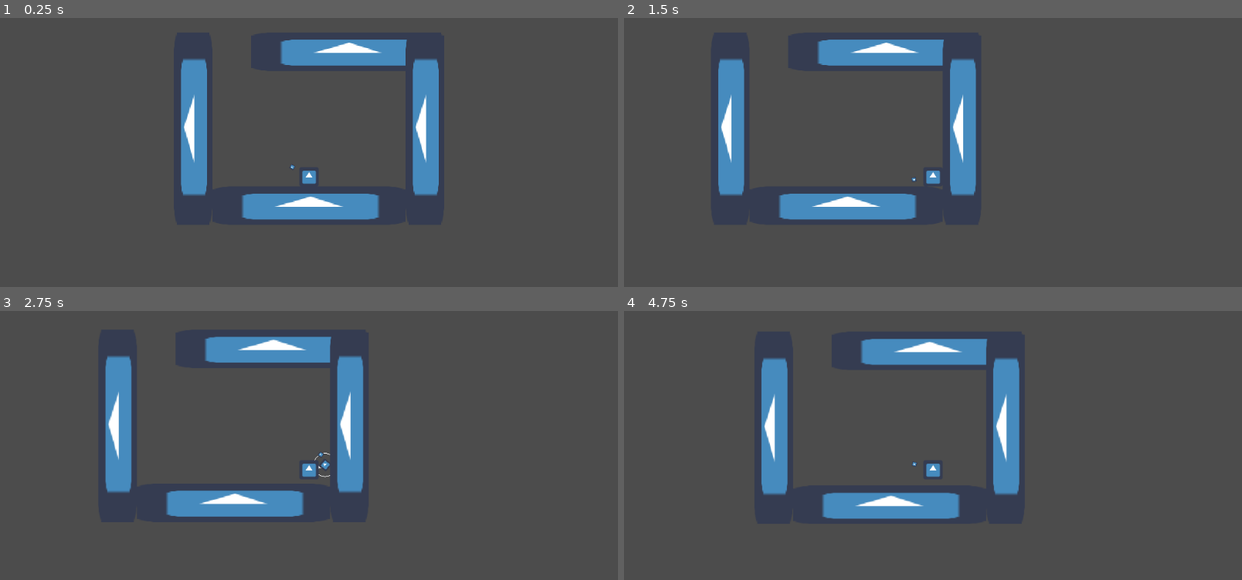
Above: before the commit, frames 1-4 (two rows, left to right).
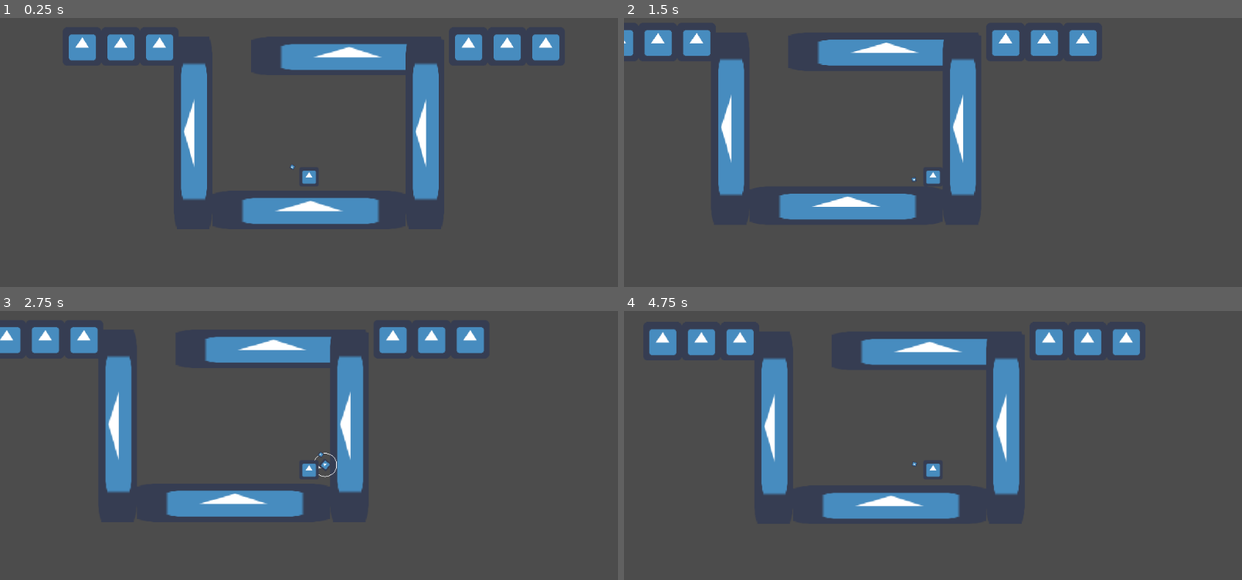
Above: after the commit, the same moments.

Repository: CosecantX/grapplevania
Game: Godot game, scene res://Level.tscn
Two runs of this game, one before a commit and one after it. Both use one fixed random seed, a clock stepped at 60 frames per second and the inputs below. The engine's default icon, where the game draws it, is replaced by a stand-in: a white triangle on a blue panel in a dark square.
Inputs (mouse positions are in pixels of both pictures, inside the frame that each line leads up to):
- Up to frame 1 (0.25 s): no input
- Up to frame 2 (1.5 s): move the mouse to (1068, 157) at 0.52 s; hold D (move_right) from 0.53 s (still down); click (1068, 157) at 0.6 s; tap Space (jump) at 0.77 s; move the mouse to (809, 195) at 1.27 s; click (809, 195) at 1.35 s
- Up to frame 3 (2.75 s): tap Space (jump) at 1.52 s; move the mouse to (370, 391) at 2.02 s; release D (move_right) at 2.03 s; hold A (move_left) from 2.03 s (still down); click (370, 391) at 2.1 s
- Up to frame 4 (4.75 s): move the mouse to (902, 542) at 2.77 s; release A (move_left) at 2.78 s; hold D (move_right) 2.78-4.28 s; click (902, 542) at 2.85 s; tap Space (jump) at 3.02, 3.77, 4.52 s; move the mouse to (1118, 523) at 3.52 s; click (1118, 523) at 3.6 s; tap Enter at 4.25 s; move the mouse to (747, 415) at 4.27 s; hold A (move_left) from 4.28 s (still down); click (747, 415) at 4.35 s

The runs differ from the first frame. In frame 1, 5.3% of the frame differs, in the area x 11-91%, y 6-77%; in frame 2, 2.3%; in frame 3, 2.5%; in frame 4, 2.7%.

Commit message:
update 8/3/20

Diff:
--- a/Hook.gd
+++ b/Hook.gd
@@ -33,6 +33,7 @@
 
 
 func retract():
+	if hooked:
+		emit_signal("hook_unlocked")
 	hooked = false
-	emit_signal("hook_unlocked")
 	set_visible(false)
--- a/Level.tscn
+++ b/Level.tscn
@@ -6,9 +6,37 @@
 [sub_resource type="RectangleShape2D" id=1]
 extents = Vector2( 160, 32 )
 
+[sub_resource type="OccluderPolygon2D" id=4]
+polygon = PoolVector2Array( 64, 64, 0, 64, 0, 0, 64, 0 )
+
+[sub_resource type="ConvexPolygonShape2D" id=2]
+points = PoolVector2Array( 64, 64, 0, 64, 0, 0, 64, 0 )
+
+[sub_resource type="TileSet" id=3]
+0/name = "icon.png 0"
+0/texture = ExtResource( 1 )
+0/tex_offset = Vector2( 0, 0 )
+0/modulate = Color( 1, 1, 1, 1 )
+0/region = Rect2( 0, 0, 64, 64 )
+0/tile_mode = 0
+0/occluder_offset = Vector2( 0, 0 )
+0/occluder = SubResource( 4 )
+0/navigation_offset = Vector2( 0, 0 )
+0/shape_offset = Vector2( 0, 0 )
+0/shape_transform = Transform2D( 1, 0, 0, 1, 0, 0 )
+0/shape = SubResource( 2 )
+0/shape_one_way = false
+0/shape_one_way_margin = 1.0
+0/shapes = [ {
+"autotile_coord": Vector2( 0, 0 ),
+"one_way": false,
+"one_way_margin": 1.0,
+"shape": SubResource( 2 ),
+"shape_transform": Transform2D( 1, 0, 0, 1, 0, 0 )
+} ]
+0/z_index = 0
+
 [node name="Level" type="Node2D"]
-
-[node name="PlayerSet" parent="." instance=ExtResource( 2 )]
 
 [node name="Floor" type="StaticBody2D" parent="."]
 position = Vector2( 312, 528 )
@@ -67,3 +95,13 @@
 [node name="CollisionShape2D" type="CollisionShape2D" parent="Floor3"]
 position = Vector2( 160, 32 )
 shape = SubResource( 1 )
+
+[node name="TileMap" type="TileMap" parent="."]
+tile_set = SubResource( 3 )
+collision_layer = 4
+collision_mask = 7
+format = 1
+tile_data = PoolIntArray( 262145, 0, 0, 262146, 0, 0, 262147, 0, 0, 262155, 0, 0, 262156, 0, 0, 262157, 0, 0 )
+
+[node name="PlayerSet" parent="." instance=ExtResource( 2 )]
+position = Vector2( 472, 488 )
--- a/Line.gd
+++ b/Line.gd
@@ -6,5 +6,5 @@
 func _physics_process(delta):
 	clear_points()
 	if hook.visible:
-		add_point(hook.global_position)
-		add_point(player.global_position)
+		add_point(to_local(hook.global_position))
+		add_point(to_local(player.global_position))
--- a/Player.gd
+++ b/Player.gd
@@ -9,6 +9,7 @@
 export var gravity = 500
 export var climb_speed = 5
 export var max_rope_length = 220
+export var max_health = 10
 
 onready var hook = Global.get_hook()
 onready var ceiling_detector = $CeilingDetector
@@ -19,6 +20,7 @@
 var hook_out = false
 var hooked = false
 var rope_length = 0
+var current_health = max_health
 
 func _enter_tree():
 	Global.set_player(self)
--- a/PlayerSet.tscn
+++ b/PlayerSet.tscn
@@ -13,6 +13,8 @@
 default_color = Color( 1, 1, 1, 1 )
 
 [node name="Player" parent="." instance=ExtResource( 1 )]
+position = Vector2( 0, 0 )
 
 [node name="Hook" parent="." instance=ExtResource( 3 )]
 visible = false
+position = Vector2( 0, 0 )
--- a/project.godot
+++ b/project.godot
@@ -56,6 +56,14 @@
  ]
 }
 
+[layer_names]
+
+2d_render/layer_1="Player"
+2d_render/layer_2="Hook"
+2d_render/layer_3="Terrain"
+2d_render/layer_4="Enemies"
+
 [rendering]
 
+quality/driver/driver_name="GLES2"
 environment/default_environment="res://default_env.tres"
Not shown: 1 places in Level.tscn that only renumber resources
